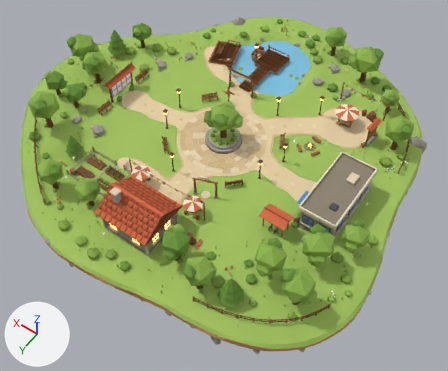
The glTF model public/playground/island.glb as it was, and as the next commit left it.
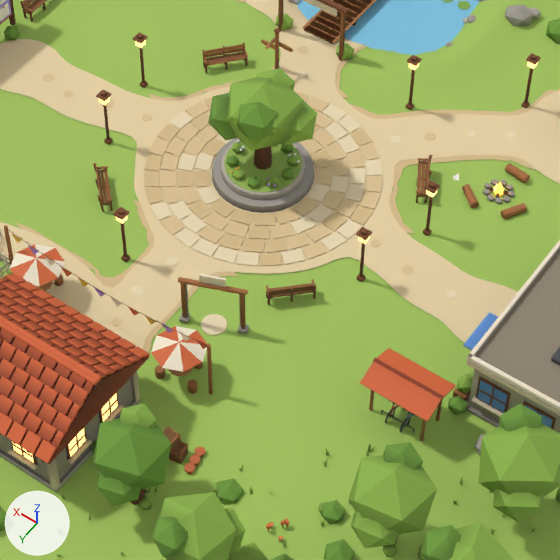
The first picture shows the older version from a 50 mm lens placed at (-29.8, 41.7, 56.5), pointed at (-1.7, 2.3, -5.4). The close-ups show the older and then the newer version on the part from 28% to 74% of the width and 21% to 76% of the height of that picture. Only the edits that show in the close-ups are written down. Lighting does not change. The marker at lower left points along +X, +Y and +Z. Where no turn or scale is listed for an object, it has been applied to the vertices.

In view in the first close-up: 'block_bike_rack', 'block_planter', 'block_tree_11', 'block_tree_13', 'block_tree_15', 'block_tree_25', 'deco_path_edge', 'deco_paving', 'lm_gallery', 'lm_studio', 'ride_bike_1', 'ride_bike_2', 'walk_ground', 'walk_path', 'water_pond' and 40 more.
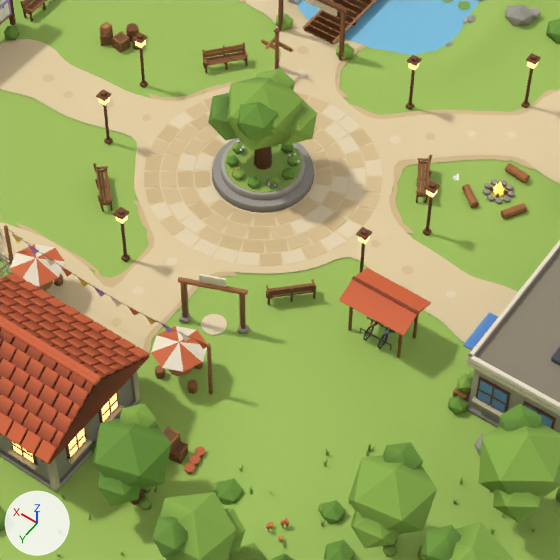
Where the change shows, as pixel boxes [x1, y1, x2, y2] in the close-ups (560 x 560 px):
'block_bike_rack', moved
    before: [360, 348, 456, 441]
    after: [339, 268, 431, 358]
'phys_crate_08', added
    after: [112, 31, 131, 53]
    faces in mat_wood_light: [113, 33, 129, 51]
    faces in mat_wood: [112, 31, 131, 53]
'ride_bike_2', moved
    before: [385, 400, 399, 423]
    after: [363, 317, 381, 341]
'ride_bike_1', moved
    before: [400, 408, 414, 432]
    after: [378, 325, 395, 349]
'phys_barrel_04', added
    after: [126, 23, 139, 42]
'phys_crate_09', added
    after: [99, 28, 113, 46]
'phys_crate_07', added
    after: [101, 22, 113, 36]

What the commit changed:
Mesh me_phys_crate_09 is new.
It has 136 vertices, 212 faces and spans x -0.431..0.431, y -0.431..0.431, z 0.0..0.6.
Faces by material slot: [44, 168].
It uses material mat_wood_light.
It uses material mat_wood.
Mesh me_phys_crate_08 is new.
It has 136 vertices, 212 faces and spans x -0.36..0.36, y -0.36..0.36, z 0.0..0.6.
Faces by material slot: [44, 168].
It uses material mat_wood_light.
It uses material mat_wood.
Mesh me_phys_crate_07 is new.
It has 136 vertices, 212 faces and spans x -0.218..0.218, y -0.227..0.227, z 0.0..0.404.
Faces by material slot: [44, 168].
It uses material mat_wood_light.
It uses material mat_wood.
Mesh me_phys_barrel_04 is new.
It consists of a 12-sided cylinder along z spanning x -0.27..0.27, y -0.27..0.27, z 0.0..0.72, material slot 0; a 12-sided cylinder along z spanning x -0.3..0.3, y -0.3..0.3, z 0.21..0.51, material slot 0; a 12-sided cylinder along z spanning x -0.295..0.295, y -0.295..0.295, z 0.095..0.145, material slot 1; a 12-sided cylinder along z spanning x -0.295..0.295, y -0.295..0.295, z 0.575..0.625, material slot 1; a 12-sided cylinder along z spanning x -0.25..0.25, y -0.25..0.25, z 0.715..0.735, material slot 1.
It uses material mat_wood.
It uses material mat_trim.
Object 'block_bike_rack' (ob_block_bike_rack) moves from (-12.2, 7.4, 0.18) to (-9.2, 4.4, 0.05).
Object 'ride_bike_1' (ob_ride_bike_1) moves from (-12.55, 7.4, 0.16) to (-9.55, 4.4, 0.05).
Object 'ride_bike_2' (ob_ride_bike_2) moves from (-11.85, 7.4, 0.19) to (-8.85, 4.4, 0.06).
Object 'phys_crate_09' (ob_phys_crate_09) is new; it shows me_phys_crate_09.
Its location is (11.03, -2.61, 0.06).
Object 'phys_crate_08' (ob_phys_crate_08) is new; it shows me_phys_crate_08.
Its location is (10.21, -2.69, 0.07).
Object 'phys_crate_07' (ob_phys_crate_07) is new; it shows me_phys_crate_07.
Its location is (10.98, -2.6, 0.68).
Object 'phys_barrel_04' (ob_phys_barrel_04) is new; it shows me_phys_barrel_04.
Its location is (10.1, -3.45, 0.1).
